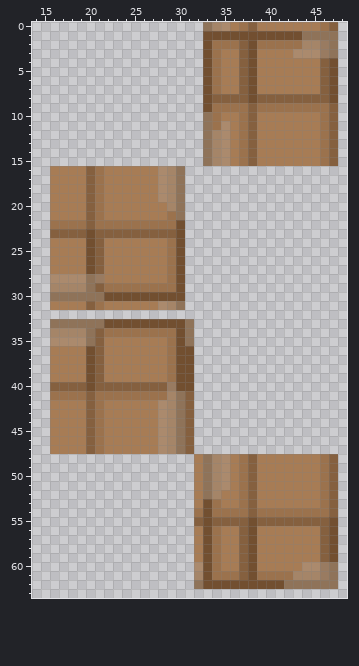
One commit to this pixel-art sprite: Resources/Textures/Structures/Furniture/Carpets/card_carpet.rsi/carpet_6.png. That is the earlier state.
The file is 64x64 pixels. Shown: x 14..48, y 0..63.
After the commit:
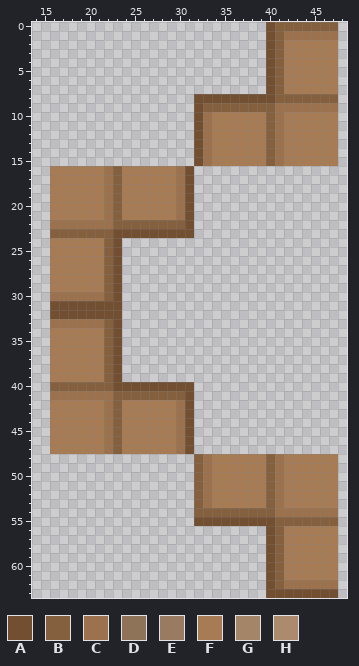
Palette (. is transparent): A #724f30  B #85603f  C #9b724d  D #8f7359  E #997b61  F #a77c55  G #a58568  H #ab8a6d
Diff:
@@ x 14..48 @@
- 0 ...................DGHFCBFFFFFFFCB.
- 1 ...................AAAAAAAAAAADDDD.
- 2 ...................ACCCBACCCCCGGED.
- 3 ...................ACFFBAFFFFHHHED.
- 4 ...................ACFFBAFFFFFFFBA.
- 5 ...................ACFFBAFFFFFFFBA.
- 6 ...................ACFFBAFFFFFFFBA.
- 7 ...................ACFFBAFFFFFFFBA.
- 8 ...................ABBBBABBBBBBBBA.
- 9 ...................ACCCCBCCCCCCCCB.
-10 ...................DCFFCBFFFFFFFCB.
-11 ...................DCHFCBFFFFFFFCB.
-12 ...................DGHFCBFFFFFFFCB.
-13 ...................DGHFCBFFFFFFFCB.
-14 ...................DGHFCBFFFFFFFCB.
-15 ...................DGHFCBFFFFFFFCB.
-16 ..FFFFBCFFFFFFHGD..................
-17 ..FFFFBCFFFFFFHGD..................
-18 ..FFFFBCFFFFFFHGD..................
-19 ..FFFFBCFFFFFFHGD..................
-20 ..FFFFBCFFFFFFFGD..................
-21 ..FFFFBCFFFFFFFCD..................
-22 ..CCCCBCCCCCCCCCA..................
-23 ..BBBBABBBBBBBBBA..................
-24 ..FFFFABFFFFFFFCA..................
-25 ..FFFFABFFFFFFFCA..................
-26 ..FFFFABFFFFFFFCA..................
-27 ..FFFFABFFFFFFFCA..................
-28 ..HHHHDEFFFFFFFCA..................
-29 ..GGGGDBCCCCCCCCA..................
-30 ..DDDDDDAAAAAAAAA..................
-31 ..FFFFBCFFFFFFHGD..................
-32 ...................................
-33 ..DDDDDDAAAAAAAAAD.................
-34 ..GGGGDBCCCCCCCCAD.................
-35 ..HHHHDBFFFFFFFCAD.................
-36 ..FFFFABFFFFFFFCAA.................
-37 ..FFFFABFFFFFFFCAA.................
-38 ..FFFFABFFFFFFFCAA.................
-39 ..FFFFABFFFFFFFCAA.................
-40 ..BBBBABBBBBBBBEAA.................
-41 ..CCCCBCCCCCCCCGDB.................
-42 ..FFFFBCFFFFFFHGDB.................
-43 ..FFFFBCFFFFFFHGDB.................
-44 ..FFFFBCFFFFFFHGDB.................
-45 ..FFFFBCFFFFFFHGDB.................
-46 ..FFFFBCFFFFFFHGDB.................
-47 ..FFFFBCFFFFFFHGDB.................
-48 ..................FDGHFCBFFFFFFFCB.
-49 ..................FDGHFCBFFFFFFFCB.
-50 ..................FDGHFCBFFFFFFFCB.
-51 ..................FDGHFCBFFFFFFFCB.
-52 ..................FDGFFCBFFFFFFFCB.
-53 ..................FACFFCBFFFFFFFCB.
-54 ..................CACCCCBCCCCCCCCB.
-55 ..................BABBBBABBBBBBBBA.
-56 ..................FACFFBAFFFFFFFBA.
-57 ..................FACFFBAFFFFFFFBA.
-58 ..................FACFFBAFFFFFFFBA.
-59 ..................FACFFBAFFFFFFFBA.
-60 ..................HACFFBAFFFFFHHED.
-61 ..................GACCCBACCCCGGGED.
-62 ..................DAAAAAAAAADDDDDD.
-63 ...................................
+ 0 ..........................ABBBBBBB.
+ 1 ..........................ABCCCCCC.
+ 2 ..........................ABFFFFFF.
+ 3 ..........................ABFFFFFF.
+ 4 ..........................ABFFFFFF.
+ 5 ..........................ABFFFFFF.
+ 6 ..........................ABFFFFFF.
+ 7 ..........................ABFFFFFF.
+ 8 ..................AAAAAAAAABBBBBBB.
+ 9 ..................ABBBBBBBBCCCCCCC.
+10 ..................ACFFFFFFBCFFFFFF.
+11 ..................ACFFFFFFBCFFFFFF.
+12 ..................ACFFFFFFBCFFFFFF.
+13 ..................ACFFFFFFBCFFFFFF.
+14 ..................ACFFFFFFBCFFFFFF.
+15 ..................ACFFFFFFBCFFFFFF.
+16 ..FFFFFFCBFFFFFFCA.................
+17 ..FFFFFFCBFFFFFFCA.................
+18 ..FFFFFFCBFFFFFFCA.................
+19 ..FFFFFFCBFFFFFFCA.................
+20 ..FFFFFFCBFFFFFFCA.................
+21 ..FFFFFFCBFFFFFFCA.................
+22 ..CCCCCCCBBBBBBBBA.................
+23 ..BBBBBBBAAAAAAAAA.................
+24 ..FFFFFFBA.........................
+25 ..FFFFFFBA.........................
+26 ..FFFFFFBA.........................
+27 ..FFFFFFBA.........................
+28 ..FFFFFFBA.........................
+29 ..FFFFFFBA.........................
+30 ..CCCCCCBA.........................
+31 ..AAAAAAAA.........................
+32 ..AAAAAAAA.........................
+33 ..CCCCCCBA.........................
+34 ..FFFFFFBA.........................
+35 ..FFFFFFBA.........................
+36 ..FFFFFFBA.........................
+37 ..FFFFFFBA.........................
+38 ..FFFFFFBA.........................
+39 ..FFFFFFBA.........................
+40 ..BBBBBBBAAAAAAAAA.................
+41 ..CCCCCCCBBBBBBBBA.................
+42 ..FFFFFFCBFFFFFFCA.................
+43 ..FFFFFFCBFFFFFFCA.................
+44 ..FFFFFFCBFFFFFFCA.................
+45 ..FFFFFFCBFFFFFFCA.................
+46 ..FFFFFFCBFFFFFFCA.................
+47 ..FFFFFFCBFFFFFFCA.................
+48 ..................BCFFFFFFBCFFFFFF.
+49 ..................BCFFFFFFBCFFFFFF.
+50 ..................BCFFFFFFBCFFFFFF.
+51 ..................BCFFFFFFBCFFFFFF.
+52 ..................BCFFFFFFBCFFFFFF.
+53 ..................BCFFFFFFBCFFFFFF.
+54 ..................BBBBBBBBBCCCCCCC.
+55 ..................AAAAAAAAABBBBBBB.
+56 ..........................ABFFFFFF.
+57 ..........................ABFFFFFF.
+58 ..........................ABFFFFFF.
+59 ..........................ABFFFFFF.
+60 ..........................ABFFFFFF.
+61 ..........................ABFFFFFF.
+62 ..........................ABCCCCCC.
+63 ..........................AAAAAAAA.
